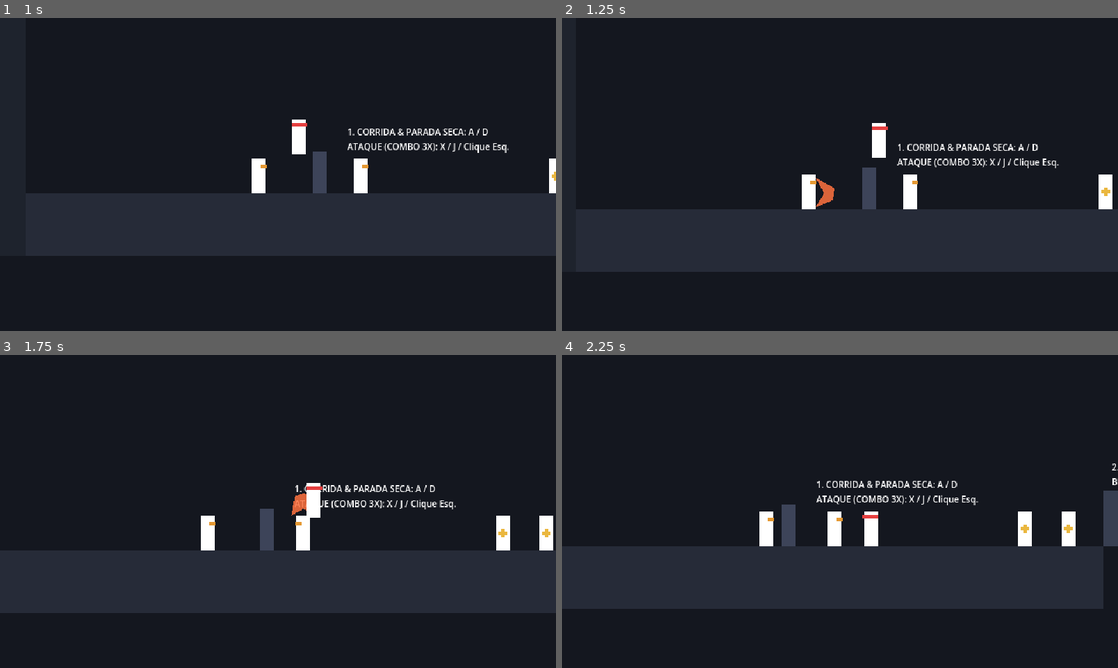
Above: before the commit, frames 1-4 (two rows, left to right).
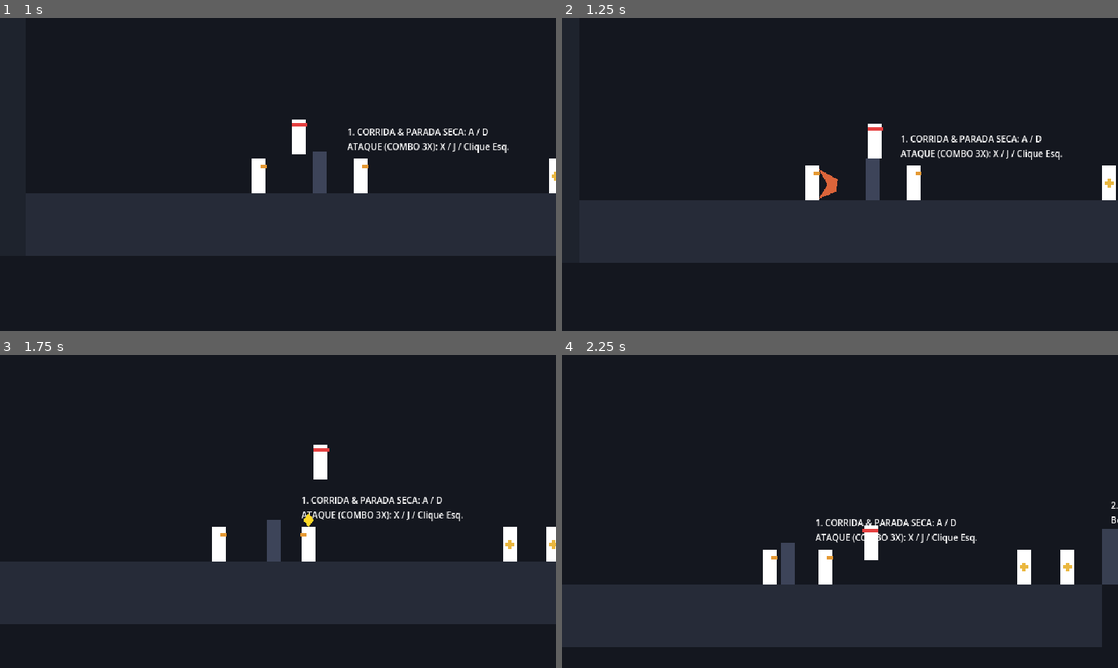
Above: after the commit, the same moments.

Repository: Theadrill/Godot-Roguelike-Prototype
Game: Godot game, scene res://src/world/movement_gym.tscn
Two runs of this game, one before a commit and one after it. Both use one fixed random seed, a clock stepped at 60 frames per second and the inputs below.
Inputs (mouse positions are in pixels of both pictures, inside the frame that each line leads up to):
- Up to frame 1 (1 s): tap A (move_left) at 0.5 s; move the mouse to (400, 158) at 0.52 s; hold D (move_right) from 0.53 s (still down); click (400, 158) at 0.6 s; tap Space (jump) at 0.77 s
- Up to frame 2 (1.25 s): keep holding D (move_right)
- Up to frame 3 (1.75 s): keep holding D (move_right); tap A (move_left) at 1.25 s; move the mouse to (166, 527) at 1.27 s; right-click (166, 527) at 1.35 s; tap Space (jump) at 1.52 s
- Up to frame 4 (2.25 s): tap A (move_left) at 2 s; move the mouse to (895, 442) at 2.02 s; release D (move_right) at 2.03 s; hold A (move_left) from 2.03 s (still down); tap Keypad 2 (look_down) at 2.1 s

Frame 1 is identical in both runs. In frame 2, 8.0% of the frame differs, in the area x 2-100%, y 33-82%; in frame 3, 10%; in frame 4, 27%, in the area x 0-100%, y 34-94%.

Commit message:
fix(player): full-body triple raycast for ledge detection down to toe tip

Diff:
--- a/src/entities/player/player.gd
+++ b/src/entities/player/player.gd
@@ -231,8 +231,8 @@
 		(visual.get_node("HeadbandPlaceholder") as CanvasItem).visible = not active
 
 ## Ledge detection (Dead Cells mantle check):
-## Detects when the player's chest hits a wall edge while open air is above their head,
-## finding the exact floor surface to vault onto.
+## Detects when any part of the player (feet, knees, waist, or chest) hits a wall edge
+## while open air is above, finding the exact floor surface to vault onto.
 func check_ledge() -> bool:
 	if is_crouch_requested():
 		return false
@@ -244,18 +244,41 @@
 	var face: float = float(facing_direction)
 	var ray_dist: float = 18.0
 
-	# 1. Chest Ray: Must hit solid environment on Layer 1
-	var chest_from := global_position + Vector2(0.0, -22.0)
-	var chest_to := chest_from + Vector2(face * ray_dist, 0.0)
-	var chest_query := PhysicsRayQueryParameters2D.create(chest_from, chest_to, 1)
-	chest_query.exclude = [get_rid()]
-	var chest_hit := space.intersect_ray(chest_query)
-	if chest_hit.is_empty():
-		return false
-
-	var wall_x: float = chest_hit.position.x
-
-	# 2. Head Ray: Must have clear space (no wall above the platform edge)
+	# 1. Wall Contact: Check lowest contact point at the very bottom of the feet (y = -1.0),
+	# knee height (y = -12.0), and chest height (y = -24.0) so even a 1-pixel contact with a ledge is caught.
+	var wall_hit: Dictionary = {}
+	var low_query := PhysicsRayQueryParameters2D.create(
+		global_position + Vector2(0.0, -1.0),
+		global_position + Vector2(face * ray_dist, -1.0),
+		1
+	)
+	low_query.exclude = [get_rid()]
+	wall_hit = space.intersect_ray(low_query)
+
+	if wall_hit.is_empty():
+		var knee_query := PhysicsRayQueryParameters2D.create(
+			global_position + Vector2(0.0, -12.0),
+			global_position + Vector2(face * ray_dist, -12.0),
+			1
+		)
+		knee_query.exclude = [get_rid()]
+		wall_hit = space.intersect_ray(knee_query)
+
+	if wall_hit.is_empty():
+		var chest_query := PhysicsRayQueryParameters2D.create(
+			global_position + Vector2(0.0, -24.0),
+			global_position + Vector2(face * ray_dist, -24.0),
+			1
+		)
+		chest_query.exclude = [get_rid()]
+		wall_hit = space.intersect_ray(chest_query)
+
+	if wall_hit.is_empty():
+		return false
+
+	var wall_x: float = wall_hit.position.x
+
+	# 2. Head Clearance: Upper body / head must have clear space (no wall above the platform edge)
 	var head_from := global_position + Vector2(0.0, -42.0)
 	var head_to := head_from + Vector2(face * (ray_dist + 4.0), 0.0)
 	var head_query := PhysicsRayQueryParameters2D.create(head_from, head_to, 1)
@@ -264,9 +287,9 @@
 	if not head_hit.is_empty():
 		return false
 
-	# 3. Floor Surface Finder: Cast downwards onto the platform top
+	# 3. Floor Surface Finder: Cast downwards onto the platform top (from above head down to beneath feet)
 	var floor_from := Vector2(wall_x + (face * 6.0), global_position.y - 50.0)
-	var floor_to := Vector2(wall_x + (face * 6.0), global_position.y - 14.0)
+	var floor_to := Vector2(wall_x + (face * 6.0), global_position.y + 6.0)
 	var floor_query := PhysicsRayQueryParameters2D.create(floor_from, floor_to, 1)
 	floor_query.exclude = [get_rid()]
 	var floor_hit := space.intersect_ray(floor_query)
